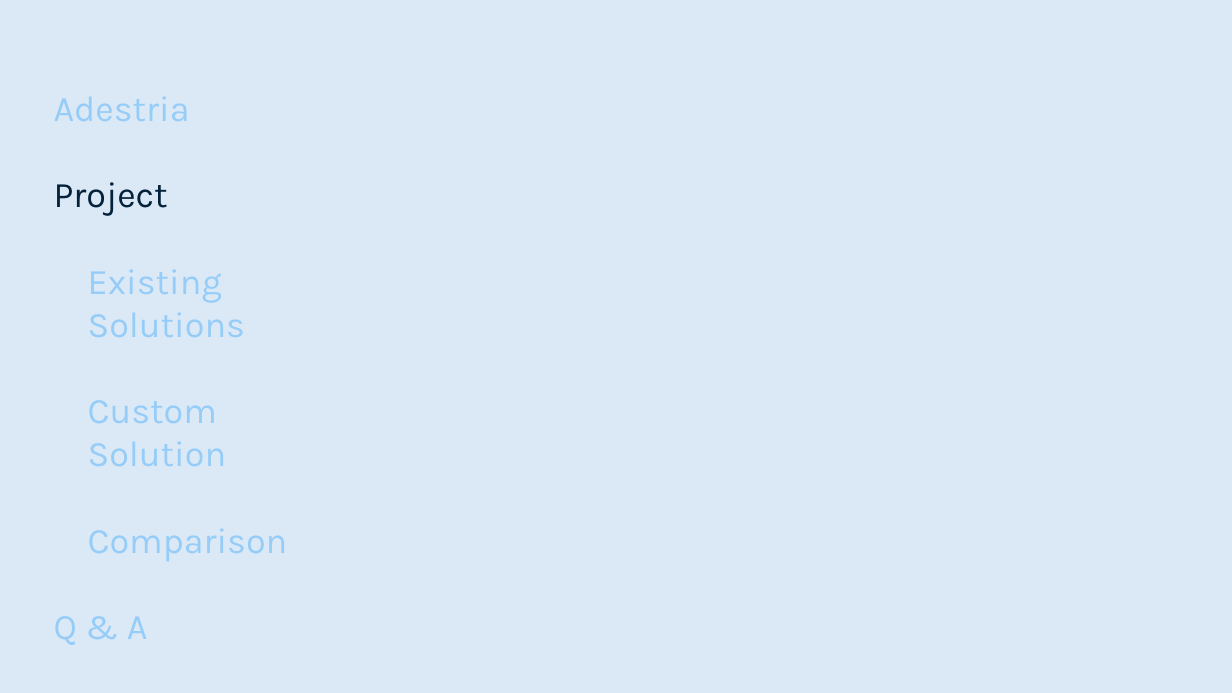
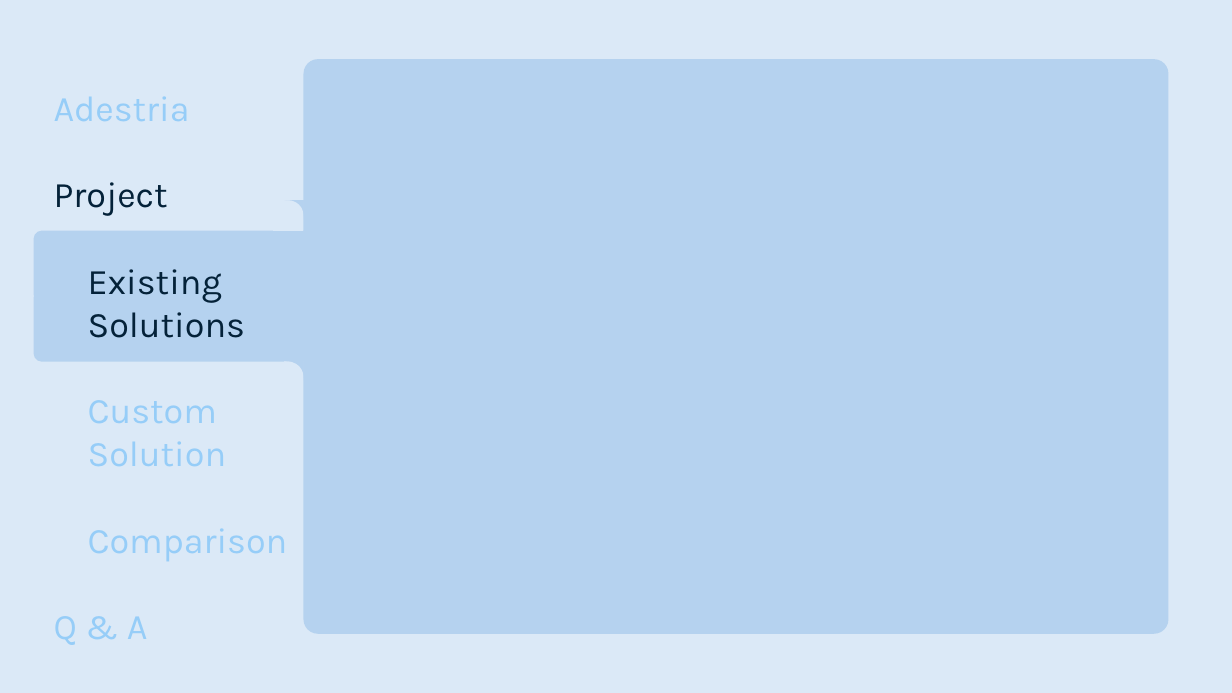
Before and after one commit to smutrux/prog1180, a slide deck: slide 11 of Deliverables/Presentation1.pptx (slide 10 before the commit). Drawn at 1232x693 pixels with LibreOffice and Linux fonts; fonts in the diff are those of the drawing. Boxes give left, top, right and bottom in pixels: in the first picture for what was removed or moved away, otherwise in the second. Text is boxed around its words. In the diff, an @@ line names an element or a change of style, - is before the commit and + after.

```diff
--- a/Deliverables/Presentation1.pptx
+++ b/Deliverables/Presentation1.pptx
@@ rounded rectangle added at [303, 59, 1168, 634], fill #B5D2EF @@
@@ group added at [33, 201, 324, 392]: 2 rounded rectangles, 2 rectangles, 2 ellipses @@
@@ text at [88, 269, 245, 338]: text colour #96CDF8 to #042239 in "Existing", "Solutions" @@
```
Also in this commit, not shown: 10 other slides changed, 1 slide added, 1 slide removed.
